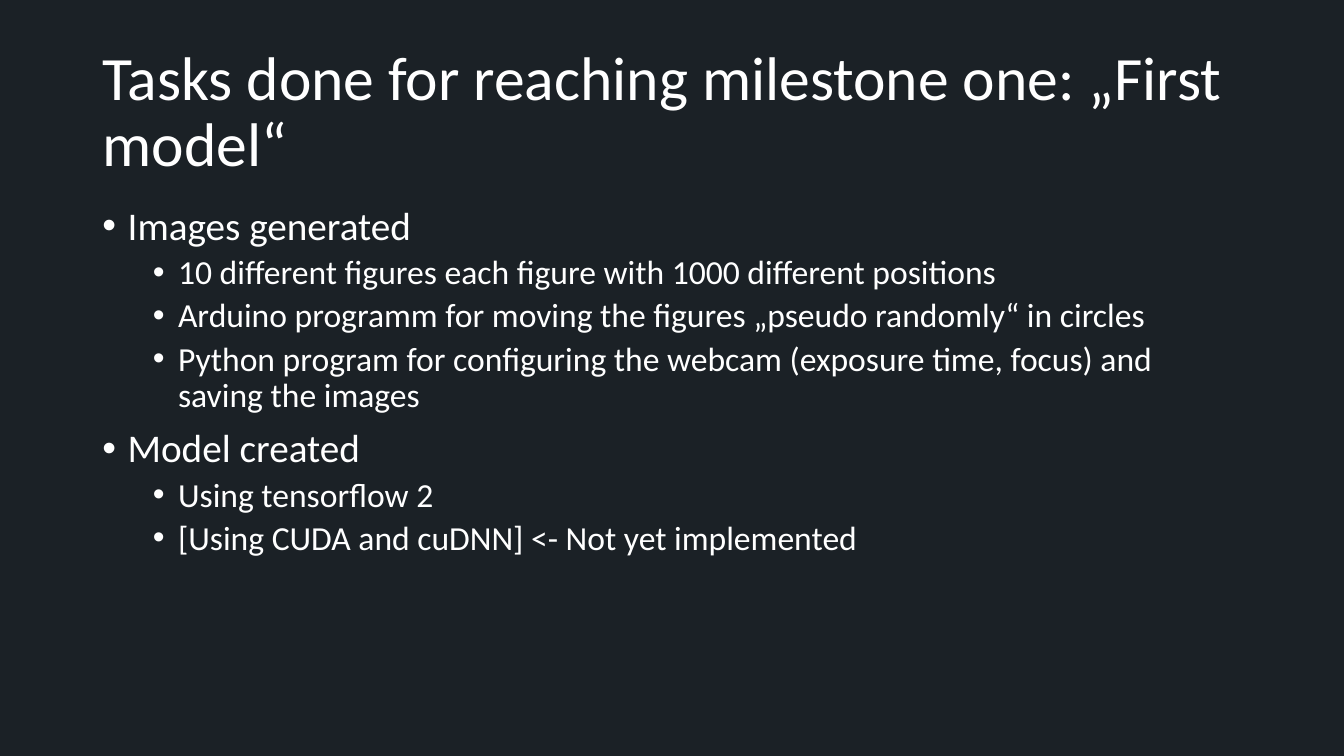
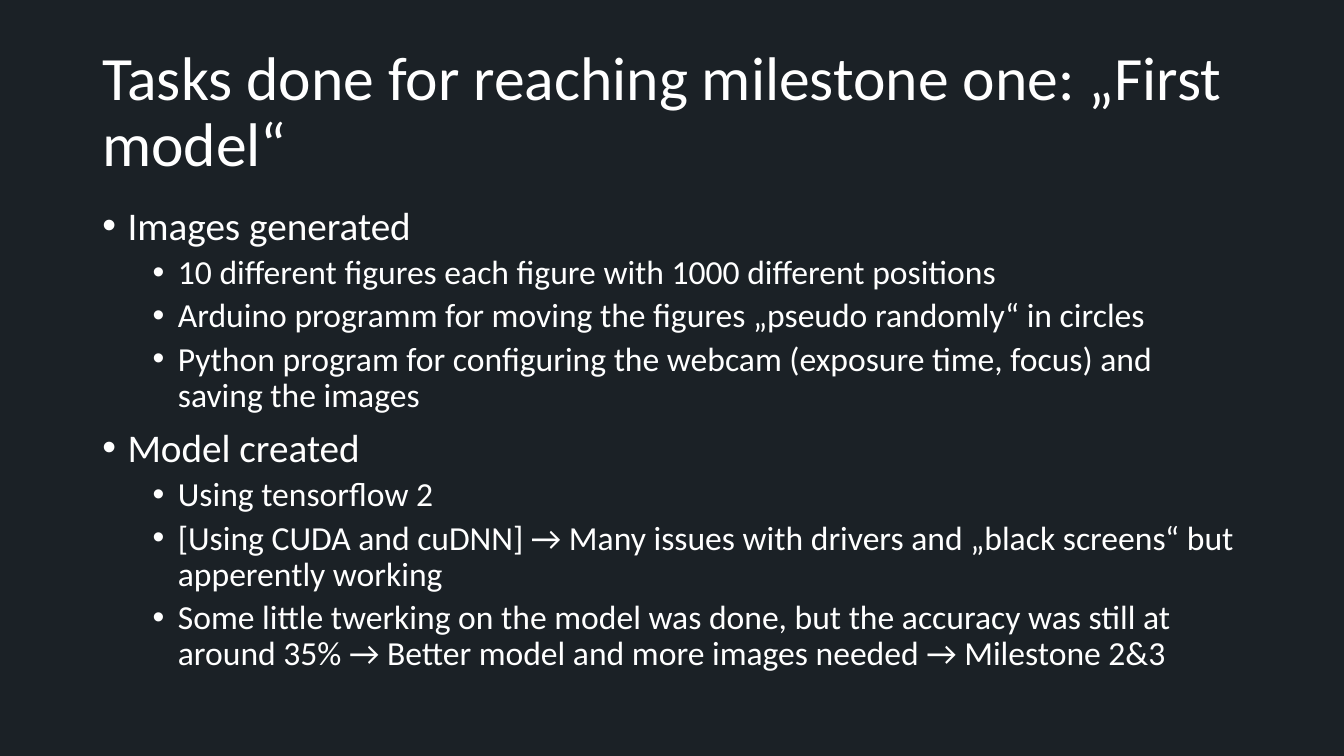
Before and after one commit to GreNait/technical-thesis, a slide deck: slide 8 of status_quo.pptx (slide 7 before the commit). Drawn at 1344x756 pixels with LibreOffice and Linux fonts; fonts in the diff are those of the drawing. Boxes give left, top, right and bottom in pixels: in the first picture for what was removed or moved away, otherwise in the second. Text is boxed around its words. In the diff, an @@ line names an element or a change of style, - is before the commit and + after.

Commit message:
Changed presentation

```diff
--- a/status_quo.pptx
+++ b/status_quo.pptx
@@ text at <box>178,525,1234,671</box>: text changed @@
-  • [Using CUDA and cuDNN] <- Not yet implemented
+  • [Using CUDA and cuDNN] → Many issues with drivers and „black screens“ but apperently working
+  • Some little twerking on the model was done, but the accuracy was still at around 35% → Better model and more images needed → Milestone 2&3
```
Also in this commit, not shown: 4 other slides changed, 3 slides added.
